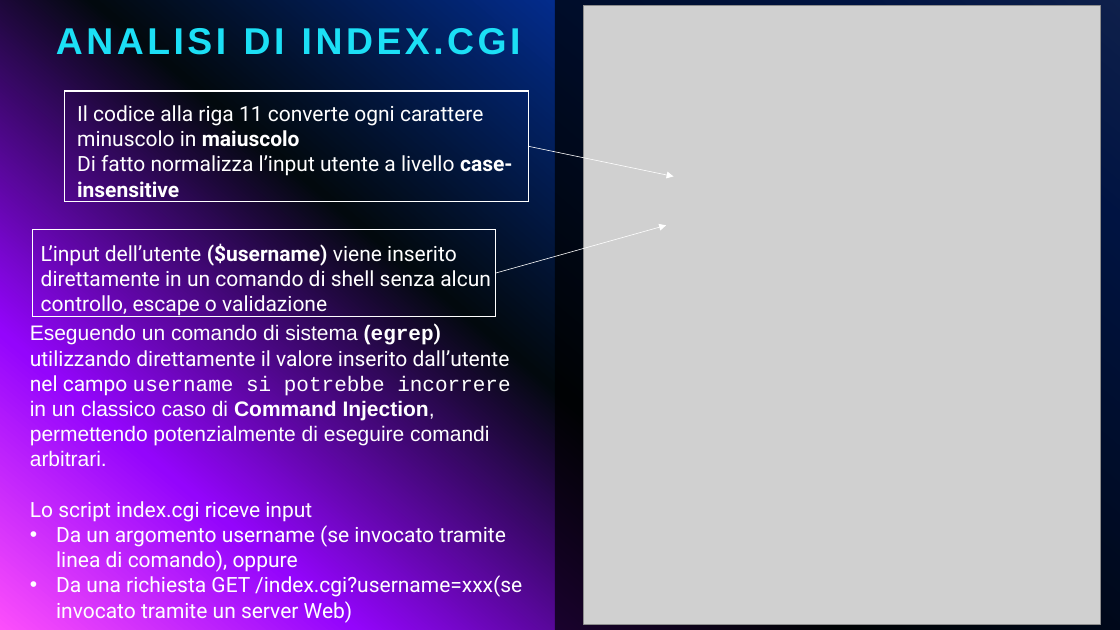
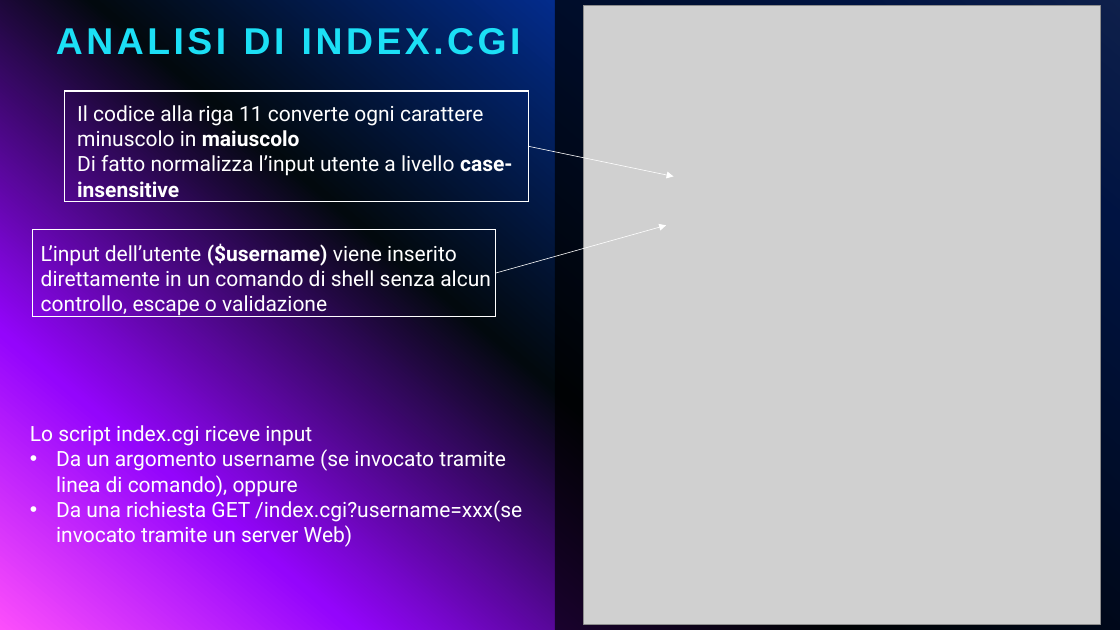
Before and after one commit to giorgiosiniscalchi/Nebula16-ITA, a slide deck: slide 10 of Presentazione Nebula16.pptx. Drawn at 1120x630 pixels with LibreOffice and Linux fonts; fonts in the diff are those of the drawing; grey boxes stand for pictures. Boxes give left, top, right and bottom in pixels: in the first picture for what was removed or moved away, otherwise in the second. Text is boxed around its words. In the diff, an @@ line names an element or a change of style, - is before the commit and + after.

```diff
--- a/Presentazione Nebula16.pptx
+++ b/Presentazione Nebula16.pptx
@@ text at (30, 324, 510, 466): paragraph removed @@
-Eseguendo un comando di sistema (egrep) utilizzando direttamente il valore inserito dall’utente nel campo username si potrebbe incorrere in un classico caso di Command Injection, permettendo potenzialmente di eseguire comandi arbitrari.
@@ text "Lo script index.cgi riceve input": place and size @@
-text "Lo script index.cgi riceve input" at (30, 324, 522, 623)
+text "Lo script index.cgi riceve input" at (30, 425, 522, 547)
```
Also in this commit, not shown: 5 other slides changed.
